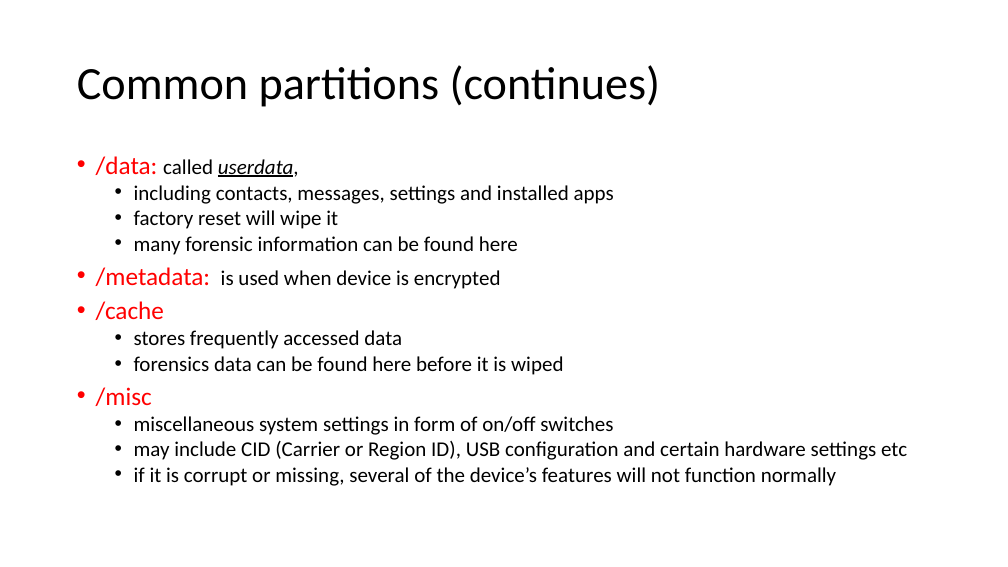
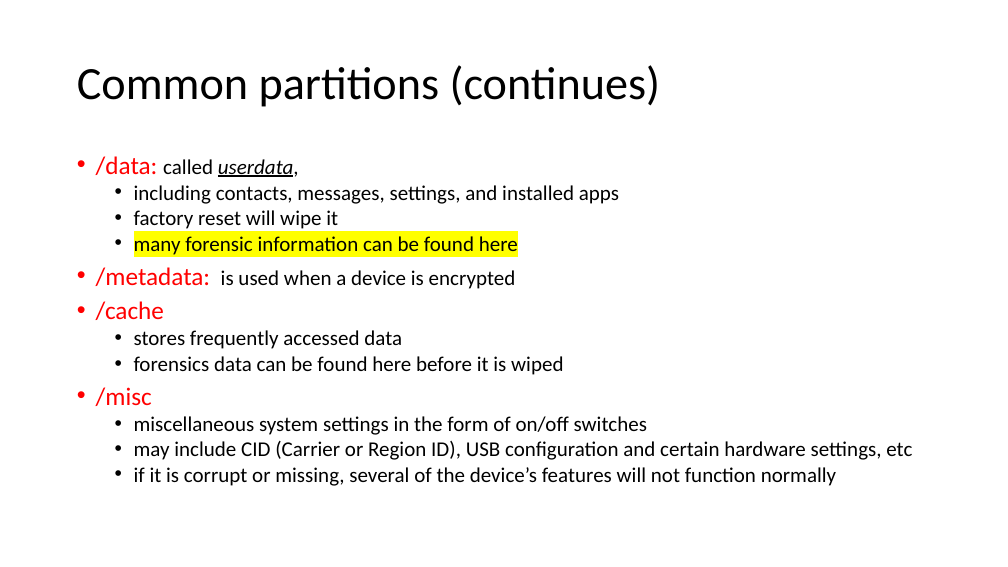
Before and after one commit to frankwxu/digital-forensics-lab, a slide deck: slide 33 of Andriod10/0_Intro_Pixel3_Andriod10.pptx (slide 29 before the commit). Drawn at 1008x567 pixels with LibreOffice and Linux fonts; fonts in the diff are those of the drawing; background and template pictures are left out. Boxes give left, top, right and bottom in pixels: in the first picture for what was removed or moved away, otherwise in the second. Text is boxed around its words. In the diff, an @@ line names an element or a change of style, - is before the commit and + after.

```diff
--- a/Andriod10/0_Intro_Pixel3_Andriod10.pptx
+++ b/Andriod10/0_Intro_Pixel3_Andriod10.pptx
@@ text at box(134, 185, 619, 204): text changed @@
-  • including contacts, messages, settings and installed apps
+  • including contacts, messages, settings, and installed apps
@@ text at box(134, 236, 518, 255): highlight none to #FFFF00 in "many forensic information can be found here" @@
@@ text at box(96, 267, 516, 289): text changed @@
-• /metadata: is used when device is encrypted
+• /metadata: is used when a device is encrypted
@@ text at box(134, 416, 912, 460): text changed @@
-  • miscellaneous system settings in form of on/off switches
-  • may include CID (Carrier or Region ID), USB configuration and certain hardware settings etc
+  • miscellaneous system settings in the form of on/off switches
+  • may include CID (Carrier or Region ID), USB configuration and certain hardware settings, etc
```
Also in this commit, not shown: 10 other slides changed, 4 slides added, 1 other file.
